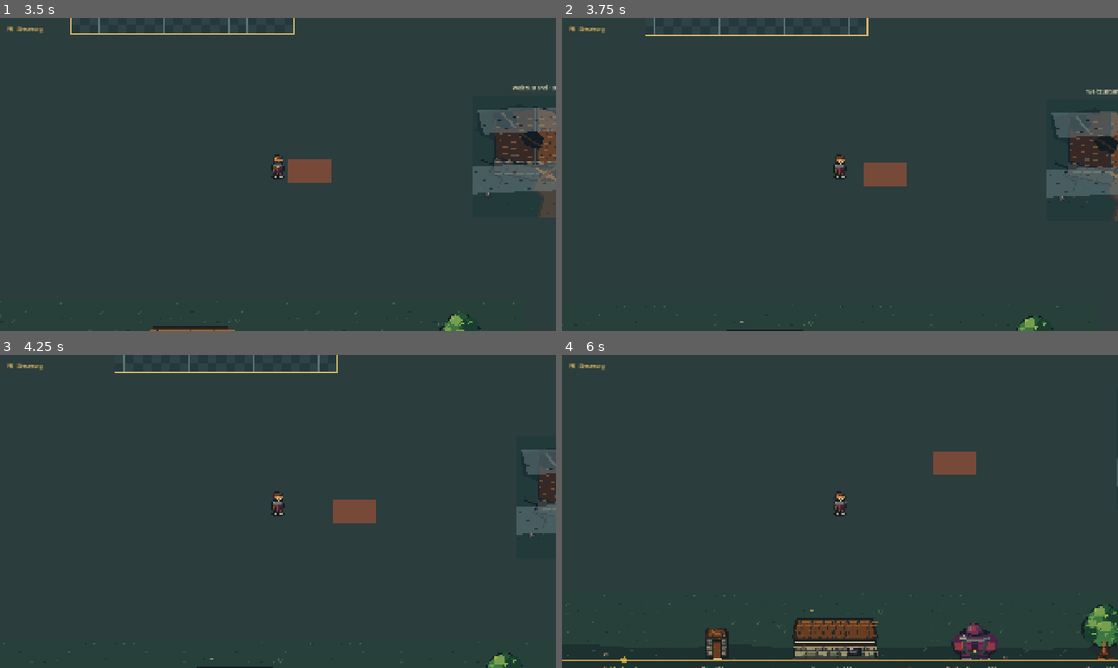
Above: before the commit, frames 1-4 (two rows, left to right).
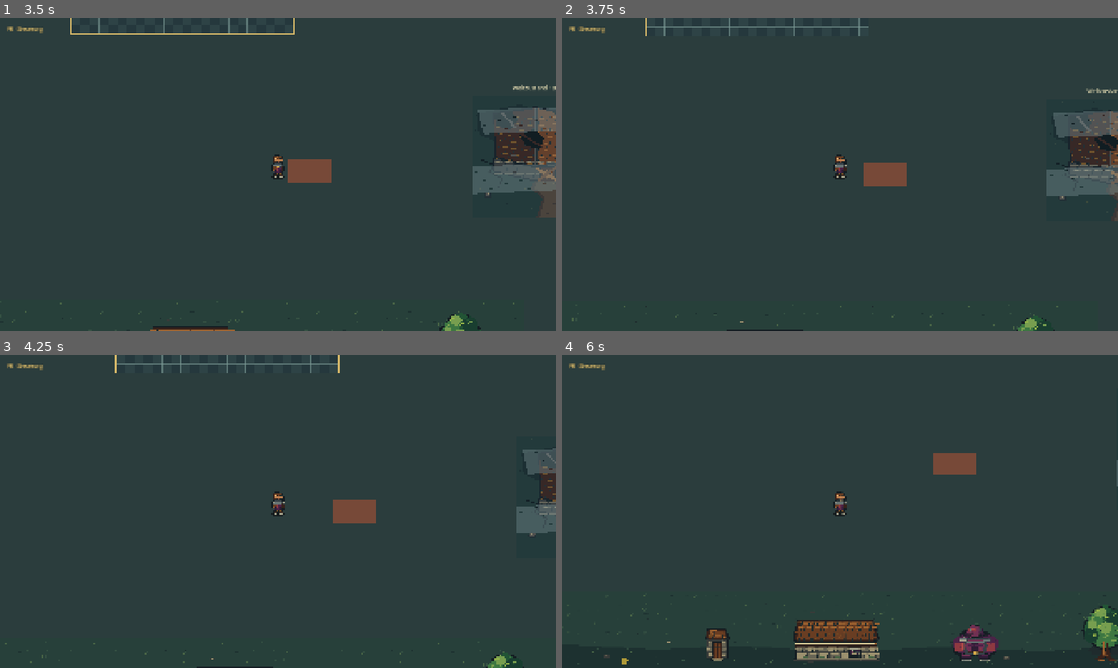
Above: after the commit, the same moments.

Repository: kleiveist/EtherFood
Game: Godot game, scene res://scenes/dev/visual_lab.tscn
Same seed, same stepped clock (60 frames per second), same inputs: the game is played once before the commit and once after it. This scene is started directly instead of the project's main scene.
Inputs (mouse positions are in pixels of both pictures, inside the frame that each line leads up to):
- Up to frame 1 (3.5 s): tap Enter (ui_accept) at 0.5, 0.77, 1.52, 3.02 s; move the mouse to (400, 158) at 0.52 s; hold D (gameplay_move_right) 0.53-1.28 s; tap + (dev_camera_zoom_in) at 0.6 s; click (400, 158) at 0.67 s; move the mouse to (166, 190) at 1.27 s; hold S (gameplay_move_down) 1.28-2.03 s; tap - (dev_camera_zoom_out) at 1.35 s; move the mouse to (333, 105) at 2.02 s; hold D (gameplay_move_right) 2.03-2.78 s; tap R (dev_hero_size_decrease) at 2.1 s; move the mouse to (250, 237) at 2.77 s; hold W (gameplay_move_up) from 2.78 s (still down); tap F (dev_hero_size_increase) at 2.85 s; click (250, 237) at 2.92 s
- Up to frame 2 (3.75 s): move the mouse to (1006, 221) at 3.52 s; release W (gameplay_move_up) at 3.53 s; hold A (gameplay_move_left) from 3.53 s (still down); tap X (dev_pixel_snap_toggle) at 3.6 s
- Up to frame 3 (4.25 s): keep holding A (gameplay_move_left); tap Enter (ui_accept) at 3.77 s
- Up to frame 4 (6 s): move the mouse to (673, 464) at 4.27 s; tap N (dev_texture_filter_toggle) at 4.35 s; tap Enter (ui_accept) at 4.52 s; move the mouse to (867, 511) at 5.02 s; release A (gameplay_move_left) at 5.03 s; hold S (gameplay_move_down) 5.03-5.78 s; tap T (dev_tile_size_decrease) at 5.1 s; click (867, 511) at 5.17 s; move the mouse to (756, 433) at 5.77 s; hold D (gameplay_move_right) from 5.78 s (still down); tap G (dev_tile_size_increase) at 5.85 s

Frame 1 is identical in both runs. In frame 2, 1.3% of the frame differs, in the area x 1-100%, y 0-100%; in frame 3, 0.9%; in frame 4, 2.8%, in the area x 0-100%, y 30-100%.

Commit message:
fix: stabilize pixel snapping across camera zoom profiles

Diff:
--- a/game/scenes/dev/visual_lab.gd
+++ b/game/scenes/dev/visual_lab.gd
@@ -53,8 +53,7 @@
 const COLLISION_DEBUG_TOGGLE_ACTION := &"dev_collision_debug_toggle"
 const CONTROLS_TOGGLE_ACTION := &"dev_controls_toggle"
 const DIAGNOSTICS_UPDATE_INTERVAL := 0.2
-const PIXEL_GRID_MAX_DENOMINATOR := 16
-const PIXEL_GRID_ALIGNMENT_TOLERANCE := 0.001
+const OUTPUT_PIXEL_PHASE_BIAS := 0.25
 const WORLD_LEFT := 0
 const WORLD_TOP := 0
 const WORLD_RIGHT := 3840
@@ -353,7 +352,7 @@
 
 
 func _apply_pixel_snap() -> void:
-	_pixel_snap_viewport.snap_2d_transforms_to_pixel = _pixel_snap_enabled
+	_pixel_snap_viewport.snap_2d_transforms_to_pixel = false
 	_pixel_snap_viewport.snap_2d_vertices_to_pixel = false
 	_update_pixel_snap_render_alignment()
 	pixel_snap_button.button_pressed = _pixel_snap_enabled
@@ -446,12 +445,12 @@
 		[
 			"FPS: %d" % maxi(0, roundi(Engine.get_frames_per_second())),
 			"Spielerposition roh: %s" % _format_diagnostic_position(player_position),
-			"Spielerposition gerundet: %s"
-			% _format_rounded_diagnostic_position(rendered_player_position),
+			"Spieleranzeige gerastert: %s"
+			% _format_diagnostic_position(rendered_player_position),
 			"Kameraposition roh: %s"
 			% _format_diagnostic_position(raw_camera_position),
 			"Kameraposition gerastert: %s"
-			% _format_rounded_diagnostic_position(rendered_camera_position),
+			% _format_diagnostic_position(rendered_camera_position),
 			"Kamerazentrum: %s" % _format_diagnostic_position(camera_position),
 			"Weltanker: %s" % _format_diagnostic_position(world_position),
 			"Kameraprofil: %s" % CAMERA_PROFILE_NAMES[_selected_camera_zoom],
@@ -460,9 +459,16 @@
 			"Tiles: %d × %d px" % [tile_size, tile_size],
 			"Welt: %s" % WORLD_STATE_NAMES[_selected_world_state],
 			"Pixel-Snap: %s" % _pixel_snap_name(),
+			"Viewport-Transform-Snap: %s"
+			% (
+				"AN"
+				if _pixel_snap_viewport.snap_2d_transforms_to_pixel
+				else "AUS"
+			),
 			"Vertex-Snap: %s"
 			% ("AN" if _pixel_snap_viewport.snap_2d_vertices_to_pixel else "AUS"),
 			"Darstellungsraster: %s" % _pixel_snap_grid_name(),
+			"Rasterphase: %s" % _pixel_snap_phase_name(),
 			"Texturfilter: %s" % _texture_filter_name(),
 			"Fenster: %d × %d" % [window_size.x, window_size.y],
 			"Fensterskalierung: %s" % _format_stretch_scale(stretch_scale),
@@ -630,10 +636,6 @@
 	return ("%.3f" % value).replace(".", ",")
 
 
-func _format_rounded_diagnostic_position(position: Vector2) -> String:
-	return "x=%d · y=%d" % [roundi(position.x), roundi(position.y)]
-
-
 func _pixel_snap_name() -> String:
 	return "AN" if _pixel_snap_enabled else "AUS"
 
@@ -656,71 +658,46 @@
 		return
 
 	var world_grid_step := _pixel_snap_world_grid_step()
+	var world_phase_bias := _pixel_snap_world_phase_bias()
 	var raw_camera_position := hero_character.to_global(_initial_camera_position)
 	var raw_visual_position := hero_character.to_global(_initial_hero_visual_position)
 	var rendered_camera_position := _snap_position_to_grid(
-		raw_camera_position,
+		raw_camera_position - world_phase_bias,
 		world_grid_step,
-	)
-	var rendered_visual_position := _snap_position_to_grid(
-		raw_visual_position,
-		world_grid_step,
-	)
-	player_camera.top_level = true
-	hero_visual.top_level = true
-	player_camera.global_position = rendered_camera_position
-	hero_visual.global_position = rendered_visual_position
+	) + world_phase_bias
+	var rendered_visual_position := (
+		rendered_camera_position
+		+ raw_visual_position
+		- raw_camera_position
+		+ world_phase_bias
+	)
+	player_camera.top_level = _initial_camera_top_level
+	hero_visual.top_level = _initial_hero_visual_top_level
+	player_camera.position = hero_character.to_local(rendered_camera_position)
+	hero_visual.position = hero_character.to_local(rendered_visual_position)
 	player_camera.force_update_scroll()
 
 
 func _pixel_snap_world_grid_step() -> Vector2:
 	var stretch_scale := _pixel_snap_viewport.get_stretch_transform().get_scale()
-	var camera_grid_step := Vector2i(
-		roundi(_world_grid_step_for_output_scale(player_camera.zoom.x)),
-		roundi(_world_grid_step_for_output_scale(player_camera.zoom.y)),
-	)
-	var output_grid_step := Vector2i(
-		roundi(
-			_world_grid_step_for_output_scale(
-				player_camera.zoom.x * absf(stretch_scale.x)
-			)
+	return Vector2(
+		_world_grid_step_for_output_scale(
+			player_camera.zoom.x * absf(stretch_scale.x)
 		),
-		roundi(
-			_world_grid_step_for_output_scale(
-				player_camera.zoom.y * absf(stretch_scale.y)
-			)
+		_world_grid_step_for_output_scale(
+			player_camera.zoom.y * absf(stretch_scale.y)
 		),
-	)
-	return Vector2(
-		_least_common_multiple(camera_grid_step.x, output_grid_step.x),
-		_least_common_multiple(camera_grid_step.y, output_grid_step.y),
 	)
 
 
 func _world_grid_step_for_output_scale(output_scale: float) -> float:
 	if output_scale <= 0.0:
 		return 1.0
-	for denominator in range(1, PIXEL_GRID_MAX_DENOMINATOR + 1):
-		var scaled_value := output_scale * float(denominator)
-		if absf(scaled_value - roundf(scaled_value)) <= PIXEL_GRID_ALIGNMENT_TOLERANCE:
-			return float(denominator)
-	return 1.0
-
-
-func _least_common_multiple(left: int, right: int) -> int:
-	var first := maxi(1, left)
-	var second := maxi(1, right)
-	return first * second / _greatest_common_divisor(first, second)
-
-
-func _greatest_common_divisor(left: int, right: int) -> int:
-	var first := absi(left)
-	var second := absi(right)
-	while second != 0:
-		var remainder := first % second
-		first = second
-		second = remainder
-	return maxi(1, first)
+	return 1.0 / output_scale
+
+
+func _pixel_snap_world_phase_bias() -> Vector2:
+	return _pixel_snap_world_grid_step() * OUTPUT_PIXEL_PHASE_BIAS
 
 
 func _snap_position_to_grid(position: Vector2, grid_step: Vector2) -> Vector2:
@@ -734,7 +711,14 @@
 	if not _pixel_snap_enabled:
 		return "frei"
 	var grid_step := _pixel_snap_world_grid_step()
-	return "%d × %d Weltpixel" % [roundi(grid_step.x), roundi(grid_step.y)]
+	return "%s × %s Weltpixel" % [
+		_format_position_component(grid_step.x),
+		_format_position_component(grid_step.y),
+	]
+
+
+func _pixel_snap_phase_name() -> String:
+	return "0,25 Ausgabepixel" if _pixel_snap_enabled else "frei"
 
 
 func _format_stretch_scale(stretch_scale: Vector2) -> String:
--- a/game/scenes/dev/visual_lab.tscn
+++ b/game/scenes/dev/visual_lab.tscn
@@ -413,7 +413,7 @@
 theme_override_constants/line_spacing = 3
 theme_override_constants/outline_size = 2
 theme_override_font_sizes/font_size = 18
-text = "FPS: 0\nSpielerposition roh: x=1920,000 · y=1080,000\nSpielerposition gerundet: x=1920 · y=1080\nKameraposition roh: x=1920,000 · y=1080,000\nKameraposition gerastert: x=1920 · y=1080\nKamerazentrum: x=1920,000 · y=1080,000\nWeltanker: x=0,000 · y=0,000\nKameraprofil: Kleiner Innenraum · experimentell\nKamera: 1,50×\nFigur: 80 px\nTiles: 32 × 32 px\nWelt: Beschädigt\nPixel-Snap: AUS\nVertex-Snap: AUS\nDarstellungsraster: frei\nTexturfilter: Nearest-Neighbor\nFenster: 1280 × 720\nFensterskalierung: 0,67×"
+text = "FPS: 0\nSpielerposition roh: x=1920,000 · y=1080,000\nSpieleranzeige gerastert: x=1920,000 · y=1080,000\nKameraposition roh: x=1920,000 · y=1080,000\nKameraposition gerastert: x=1920,000 · y=1080,000\nKamerazentrum: x=1920,000 · y=1080,000\nWeltanker: x=0,000 · y=0,000\nKameraprofil: Kleiner Innenraum · experimentell\nKamera: 1,50×\nFigur: 80 px\nTiles: 32 × 32 px\nWelt: Beschädigt\nPixel-Snap: AUS\nViewport-Transform-Snap: AUS\nVertex-Snap: AUS\nDarstellungsraster: frei\nRasterphase: frei\nTexturfilter: Nearest-Neighbor\nFenster: 1280 × 720\nFensterskalierung: 0,67×"
 
 [node name="Interface" type="MarginContainer" parent="InterfaceLayer"]
 visible = false
--- a/game/tests/runtime/visual_lab_controls_test.gd
+++ b/game/tests/runtime/visual_lab_controls_test.gd
@@ -182,8 +182,8 @@
 		"menu selection updates the displayed pixel-snap state",
 	)
 	_expect(
-		visual_lab.get_viewport().snap_2d_transforms_to_pixel,
-		"menu selection enables viewport pixel snap",
+		not visual_lab.get_viewport().snap_2d_transforms_to_pixel,
+		"menu selection avoids independently rounding world transforms",
 	)
 	texture_filter_button.button_pressed = true
 	texture_filter_button.pressed.emit()
--- a/game/tests/runtime/visual_lab_diagnostics_test.gd
+++ b/game/tests/runtime/visual_lab_diagnostics_test.gd
@@ -206,8 +206,8 @@
 		"diagnostics show current player coordinates",
 	)
 	_expect(
-		values.text.contains("Spielerposition gerundet: "),
-		"diagnostics show the separate rounded player position",
+		values.text.contains("Spieleranzeige gerastert: "),
+		"diagnostics show the separate rasterized player display position",
 	)
 	_expect(player_camera != null, "diagnostics retain the player camera")
 	if player_camera != null:
@@ -244,10 +244,18 @@
 	_expect(values.text.contains("Tiles: 32 × 32 px"), "diagnostics show initial tile size")
 	_expect(values.text.contains("Welt: Beschädigt"), "diagnostics show initial world state")
 	_expect(values.text.contains("Pixel-Snap: AUS"), "diagnostics show initial pixel snap")
+	_expect(
+		values.text.contains("Viewport-Transform-Snap: AUS"),
+		"diagnostics show that per-item transform snap stays off",
+	)
 	_expect(values.text.contains("Vertex-Snap: AUS"), "diagnostics show vertex snap off")
 	_expect(
 		values.text.contains("Darstellungsraster: frei"),
 		"diagnostics show that the initial render grid is unsnapped",
+	)
+	_expect(
+		values.text.contains("Rasterphase: frei"),
+		"diagnostics show that the initial output-pixel phase is free",
 	)
 	_expect(
 		values.text.contains("Texturfilter: Nearest-Neighbor"),
--- a/game/tests/runtime/visual_lab_pixel_snap_test.gd
+++ b/game/tests/runtime/visual_lab_pixel_snap_test.gd
@@ -186,20 +186,36 @@
 		"enabling pixel snap does not round the logical hero position",
 	)
 	_expect(
-		_is_on_grid(hero_visual.global_position, visual_lab._pixel_snap_world_grid_step()),
+		_is_on_grid(
+			hero_visual.global_position
+			- visual_lab._pixel_snap_world_phase_bias() * 2.0,
+			visual_lab._pixel_snap_world_grid_step(),
+		),
 		"enabling pixel snap aligns only the rendered hero to the output grid",
 	)
 	_expect(
-		_is_on_grid(camera.global_position, visual_lab._pixel_snap_world_grid_step()),
+		_is_on_grid(
+			camera.global_position - visual_lab._pixel_snap_world_phase_bias(),
+			visual_lab._pixel_snap_world_grid_step(),
+		),
 		"enabling pixel snap aligns the camera target to the same output grid",
 	)
 	_expect(
-		camera.top_level and hero_visual.top_level,
-		"pixel snap separates only the visual anchors from fractional parent transforms",
+		camera.top_level == original_camera_top_level
+		and hero_visual.top_level == original_visual_top_level,
+		"pixel snap keeps camera and hero visual in their shared world hierarchy",
 	)
 	_expect(
 		diagnostics.text.contains("Pixel-Snap: AN"),
 		"diagnostics immediately show pixel snap on",
+	)
+	_expect(
+		diagnostics.text.contains("Viewport-Transform-Snap: AUS"),
+		"diagnostics expose the intentionally disabled per-item transform snap",
+	)
+	_expect(
+		diagnostics.text.contains("Rasterphase: 0,25 Ausgabepixel"),
+		"diagnostics expose the stable output-pixel phase",
 	)
 	_expect_saved_pixel_snap(true)
 
@@ -257,20 +273,44 @@
 ) -> void:
 	hero.position = Vector2(1800.25, 1000.5)
 	await tree.physics_frame
+	visual_lab._update_pixel_snap_render_alignment()
 	camera.force_update_scroll()
 	var hero_start := hero.global_position
 	var camera_start := camera.global_position
 
-	await _hold_action_for_physics_frames(tree, &"gameplay_move_right", 4)
+	var movement_frame_count := 4
+	if expected_pixel_snap:
+		var grid_step: Vector2 = visual_lab._pixel_snap_world_grid_step()
+		var movement_per_frame := hero.move_speed / Engine.physics_ticks_per_second
+		movement_frame_count = maxi(
+			movement_frame_count,
+			ceili(grid_step.x / movement_per_frame) + 2,
+		)
+	await _hold_action_for_physics_frames(
+		tree,
+		&"gameplay_move_right",
+		movement_frame_count,
+	)
 	await tree.process_frame
+	visual_lab._update_pixel_snap_render_alignment()
 	var hero_movement := hero.global_position - hero_start
 	var camera_movement := camera.global_position - camera_start
 	_expect(hero_movement.x > 0.0, "%s: hero movement still works" % description)
 	if expected_pixel_snap:
 		var grid_step: Vector2 = visual_lab._pixel_snap_world_grid_step()
+		var stretch_scale := hero.get_viewport().get_stretch_transform().get_scale()
+		var output_camera_movement := camera_movement * camera.zoom * Vector2(
+			absf(stretch_scale.x),
+			absf(stretch_scale.y),
+		)
 		_expect(
 			camera_movement.x > 0.0,
 			"%s: aligned camera still follows the hero" % description,
+		)
+		_expect(
+			absf(output_camera_movement.x - roundf(output_camera_movement.x))
+			< 0.001,
+			"%s: camera movement stays on whole output pixels" % description,
 		)
 		_expect(
 			absf(camera.global_position.x - hero.global_position.x)
@@ -280,8 +320,11 @@
 		var hero_visual := hero.get_node_or_null("Visual") as Node2D
 		_expect(
 			hero_visual != null
-			and hero_visual.global_position.is_equal_approx(camera.global_position),
-			"%s: hero visual and camera use the same render anchor" % description,
+			and (
+				hero_visual.global_position - camera.global_position
+			).distance_to(visual_lab._pixel_snap_world_phase_bias())
+			< 0.001,
+			"%s: hero visual keeps a stable output-pixel phase" % description,
 		)
 	else:
 		_expect(
@@ -290,8 +333,8 @@
 		)
 	_expect(camera.enabled and camera.is_current(), "%s: camera remains active" % description)
 	_expect(
-		hero.get_viewport().snap_2d_transforms_to_pixel == expected_pixel_snap,
-		"%s: viewport exposes the selected state" % description,
+		not hero.get_viewport().snap_2d_transforms_to_pixel,
+		"%s: viewport avoids independently rounding world items" % description,
 	)
 
 	hero.position = Vector2(2268.25, 1080.5)
@@ -322,8 +365,8 @@
 		"%s: menu toggle state" % description,
 	)
 	_expect(
-		visual_lab.get_viewport().snap_2d_transforms_to_pixel == expected_enabled,
-		"%s: runtime viewport state" % description,
+		not visual_lab.get_viewport().snap_2d_transforms_to_pixel,
+		"%s: global transform snap remains disabled" % description,
 	)
 	_expect(
 		not visual_lab.get_viewport().snap_2d_vertices_to_pixel,
@@ -332,33 +375,15 @@
 
 
 func _expect_output_grid_matrix(visual_lab: Control) -> void:
-	_expect(
-		is_equal_approx(visual_lab._world_grid_step_for_output_scale(1.0), 1.0),
-		"integer 1.00 output scale uses single-world-pixel steps",
-	)
-	_expect(
-		is_equal_approx(visual_lab._world_grid_step_for_output_scale(1.5), 2.0),
-		"fractional 1.50 output scale uses the exact two-world-pixel grid",
-	)
-	_expect(
-		is_equal_approx(
-			visual_lab._world_grid_step_for_output_scale(2.0 / 3.0),
-			3.0,
-		),
-		"two-thirds window scaling uses the exact three-world-pixel grid",
-	)
-	_expect(
-		is_equal_approx(visual_lab._world_grid_step_for_output_scale(0.75), 4.0),
-		"fractional 0.75 output scale uses the exact four-world-pixel grid",
-	)
-	_expect(
-		visual_lab._least_common_multiple(2, 1) == 2,
-		"1.50 camera zoom keeps its two-world-pixel grid after integer scaling",
-	)
-	_expect(
-		visual_lab._least_common_multiple(1, 3) == 3,
-		"1.00 camera zoom adopts the three-world-pixel two-thirds output grid",
-	)
+	for output_scale in [1.0, 1.5, 2.0 / 3.0, 0.75]:
+		var world_step: float = visual_lab._world_grid_step_for_output_scale(
+			output_scale
+		)
+		_expect(
+			is_equal_approx(world_step * output_scale, 1.0),
+			"output scale %.3f advances by exactly one output pixel"
+			% output_scale,
+		)
 
 
 func _is_on_grid(position: Vector2, grid_step: Vector2) -> bool:
Not shown, changed: docs/Gesamtfahrplan.md
Not shown, changed: docs/developer/features/visuelles-testlabor.md
Not shown, changed: docs/developer/plans/index.md
Not shown, changed: docs/developer/plans/visual-lab-pixel-snap.md
